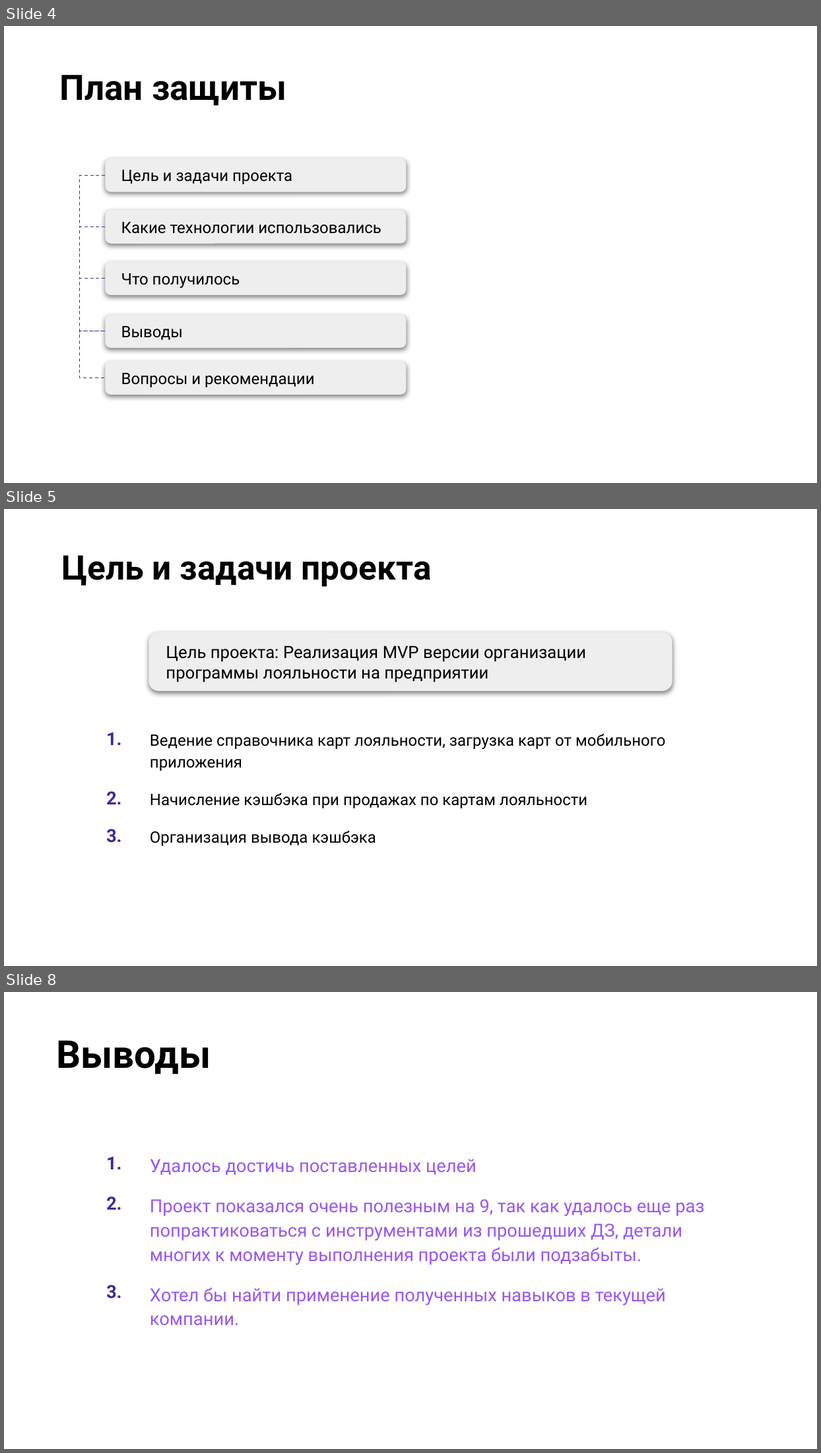
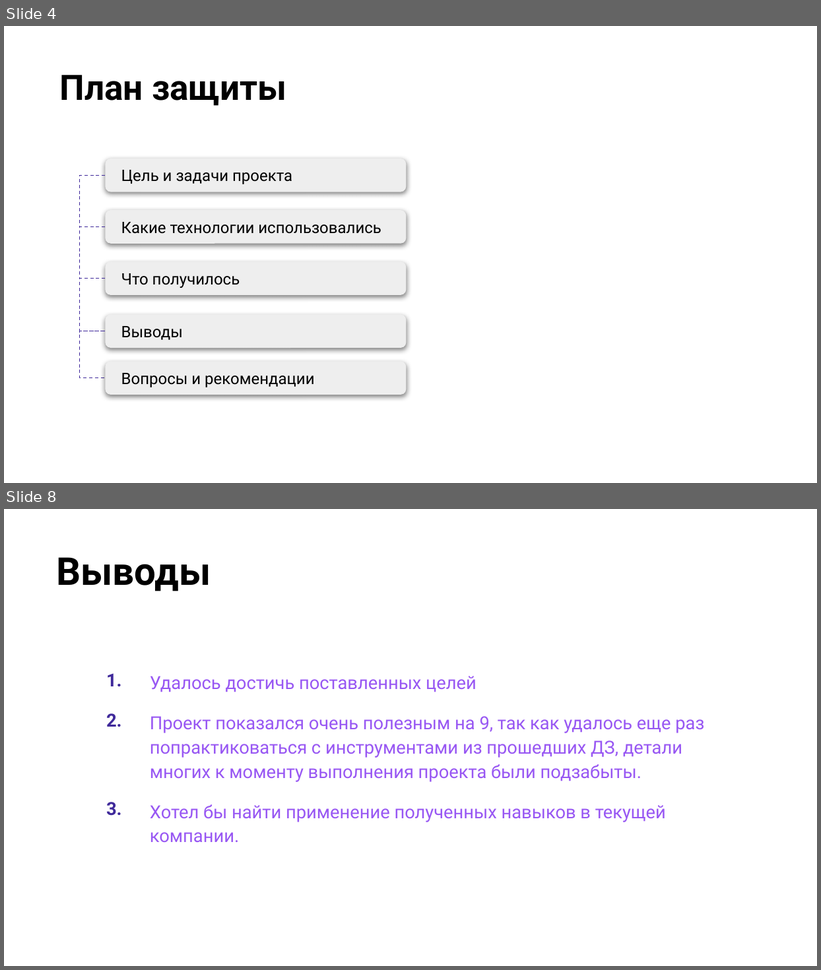
Before and after one commit to Shkuryn/otus_project, a slide deck: doc/СкидочнаяСистема.pptx. Shown one above the other, each under a label of ours: slides 4, 5 and 8 before the commit, slides 4 and 8 after it; the slides between them are not shown. The pictures are 821x1453 and 821x970 pixels, drawn with LibreOffice and Linux fonts; fonts in the diff are those of the drawing; background and template pictures are left out. Boxes give left, top, right and bottom in pixels: in the first picture for what was removed or moved away, otherwise in the second. Text is boxed around its words. In the diff, an @@ line names an element or a change of style, - is before the commit and + after.

```diff
--- a/doc/СкидочнаяСистема.pptx
+++ b/doc/СкидочнаяСистема.pptx
@@ slide 5 removed at (4, 509, 817, 966), background picture (left out) @@
@@ text removed at (62, 555, 432, 587) @@
-Цель и задачи проекта
@@ rounded rectangle removed at (149, 632, 673, 691) @@
-Цель проекта: Реализация MVP версии организации программы лояльности на предприятии
@@ table removed at (88, 722, 733, 933), 5 rows, 2 columns @@
-1. | Ведение справочника карт лояльности, загрузка карт от мобильного приложения
-2. | Начисление кэшбэка при продажах по картам лояльности
-3. | Организация вывода кэшбэка
- | 
- | 
```
Also in this commit, not shown: 1 slide changed, 2 slides added, 1 other slide removed.
